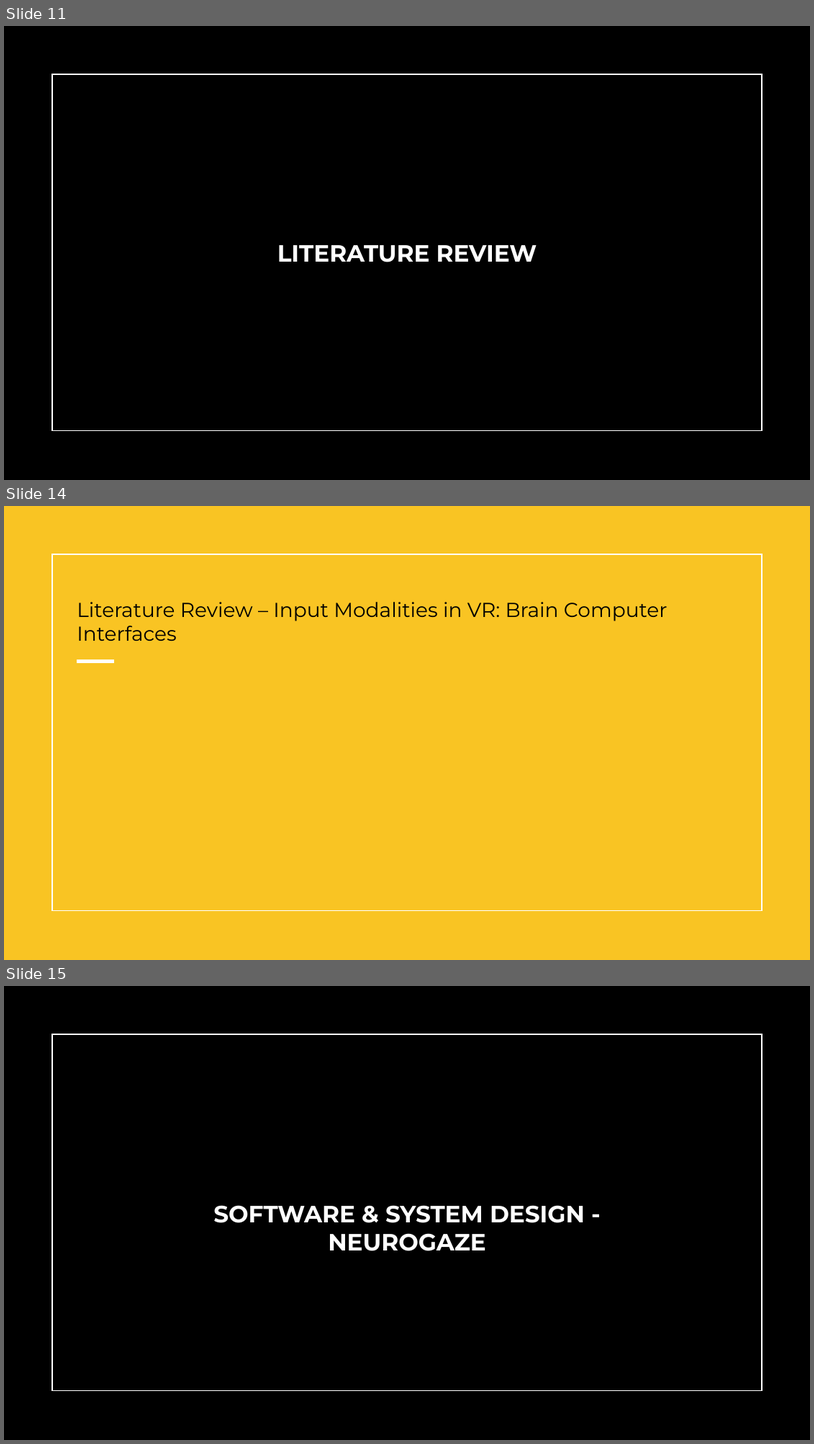
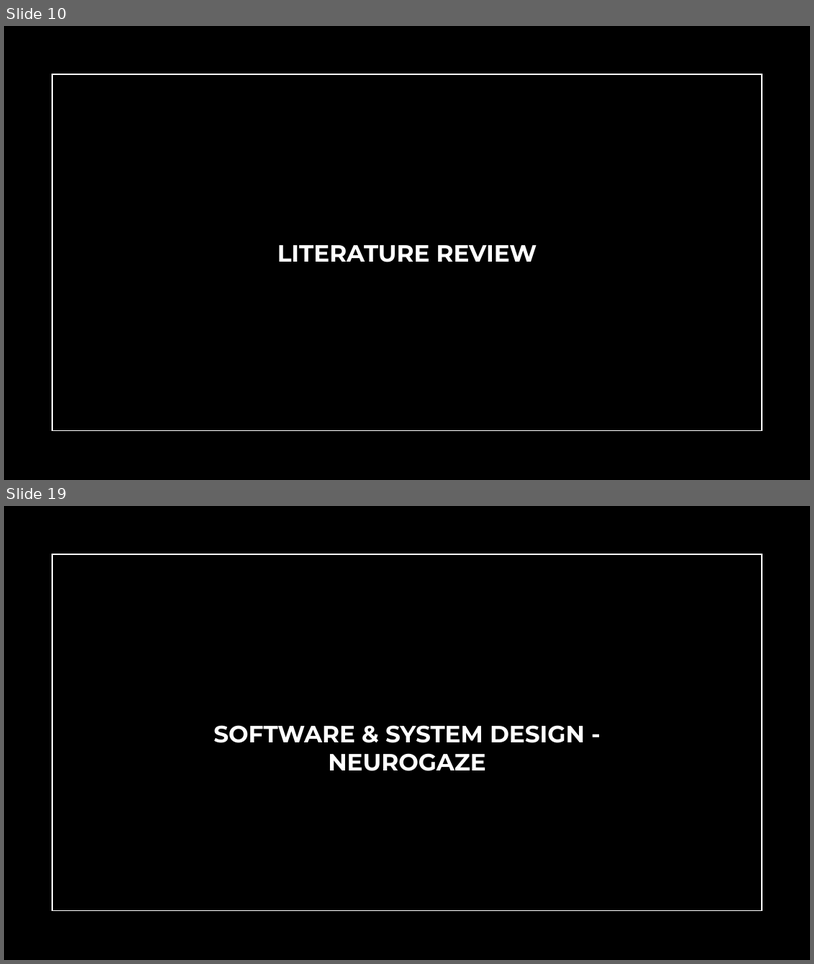
Before and after one commit to Wanyea/NeuroGaze, a slide deck: Research Documents/Thesis/NeuroGazeThesisDefense.pptx. Shown one above the other, each under a label of ours: slides 11, 14 and 15 before the commit, slides 10 and 19 after it; the slides between them are not shown. The pictures are 814x1444 and 814x964 pixels, drawn with LibreOffice and Linux fonts; fonts in the diff are those of the drawing. Boxes give left, top, right and bottom in pixels: in the first picture for what was removed or moved away, otherwise in the second. Text is boxed around its words. In the diff, an @@ line names an element or a change of style, - is before the commit and + after.

Commit message:
pttx update - intro and lit review done

```diff
--- a/Research Documents/Thesis/NeuroGazeThesisDefense.pptx
+++ b/Research Documents/Thesis/NeuroGazeThesisDefense.pptx
@@ slide 14 removed at (4, 506, 810, 960), background #FFFFFF; not listed: 1 template element that a slide beside it also shows @@
@@ rectangle removed at (4, 506, 810, 960) @@
@@ title removed at (77, 602, 668, 641) @@
-Literature Review – Input Modalities in VR: Brain Computer Interfaces
@@ line removed from (77, 661) to (114, 661) @@
@@ what was slide 11 is now slide 10 @@
@@ what was slide 15 is now slide 19 @@
```
Also in this commit, not shown: 8 slides changed, 7 slides added, 2 other slides removed, 10 other files.
